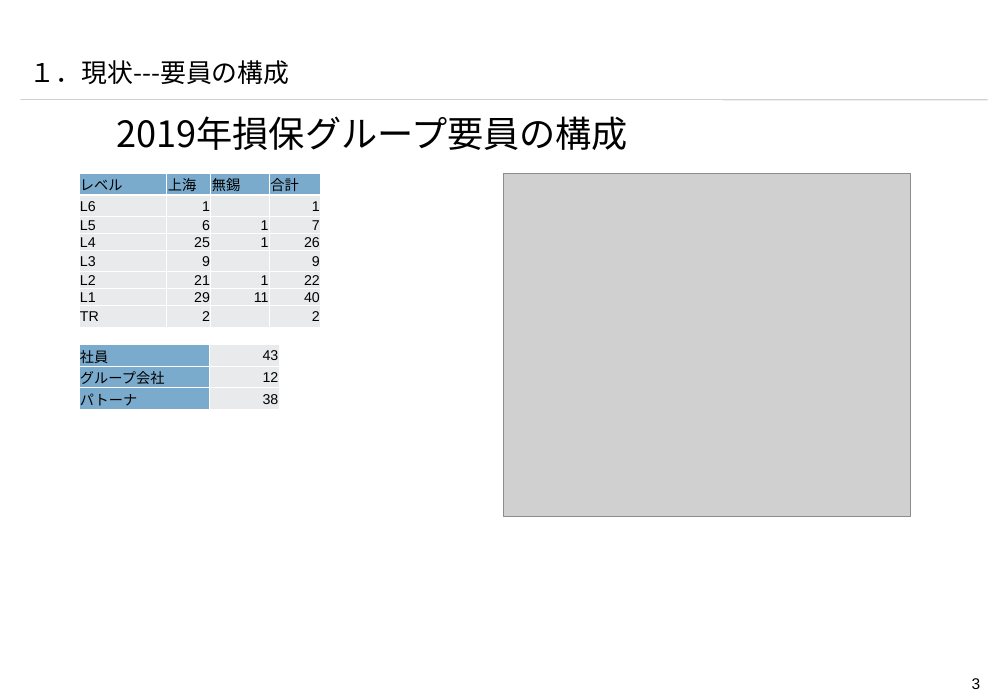
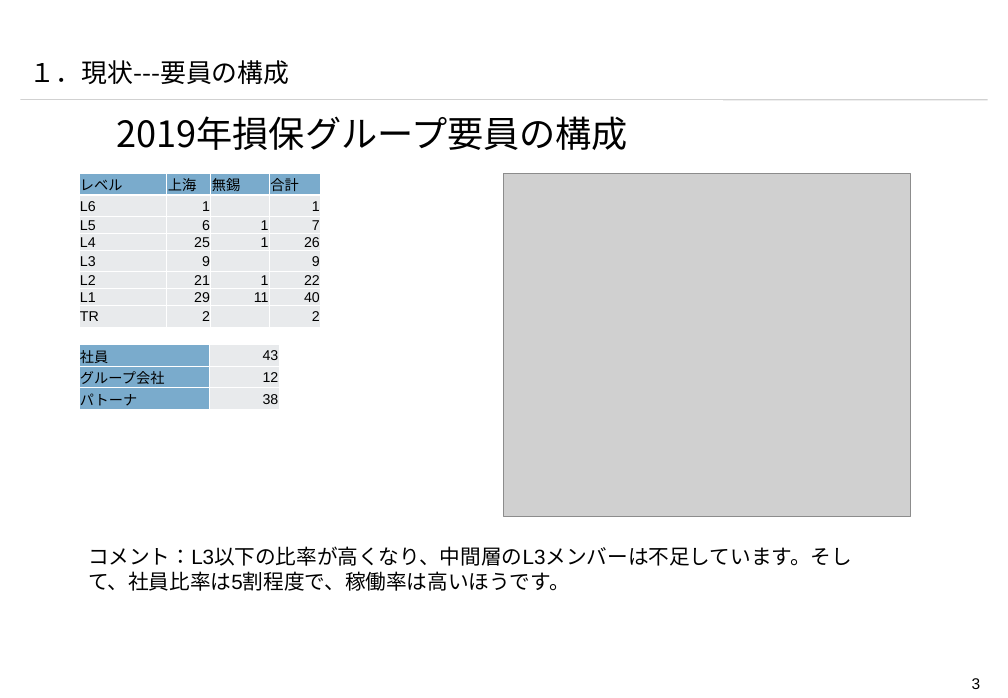
Before and after one commit to yjm821/blog, a slide deck: slide 4 of 【海隆信技開発一部】損保グループ課題の考え.pptx. Drawn at 1008x698 pixels with LibreOffice and Linux fonts; fonts in the diff are those of the drawing; grey boxes stand for pictures; background and template pictures are left out. Boxes give left, top, right and bottom in pixels: in the first picture for what was removed or moved away, otherwise in the second. Text is boxed around its words. In the diff, an @@ line names an element or a change of style, - is before the commit and + after.

```diff
--- a/【海隆信技開発一部】損保グループ課題の考え.pptx
+++ b/【海隆信技開発一部】損保グループ課題の考え.pptx
@@ text added at [88,546,852,591], 16 pt, text #000000 @@
+コメント：L3以下の比率が高くなり、中間層のL3メンバーは不足しています。そして、社員比率は5割程度で、稼働率は高いほうです。
```
Also in this commit, not shown: 2 other slides changed, 1 slide added, 4 slides removed.
